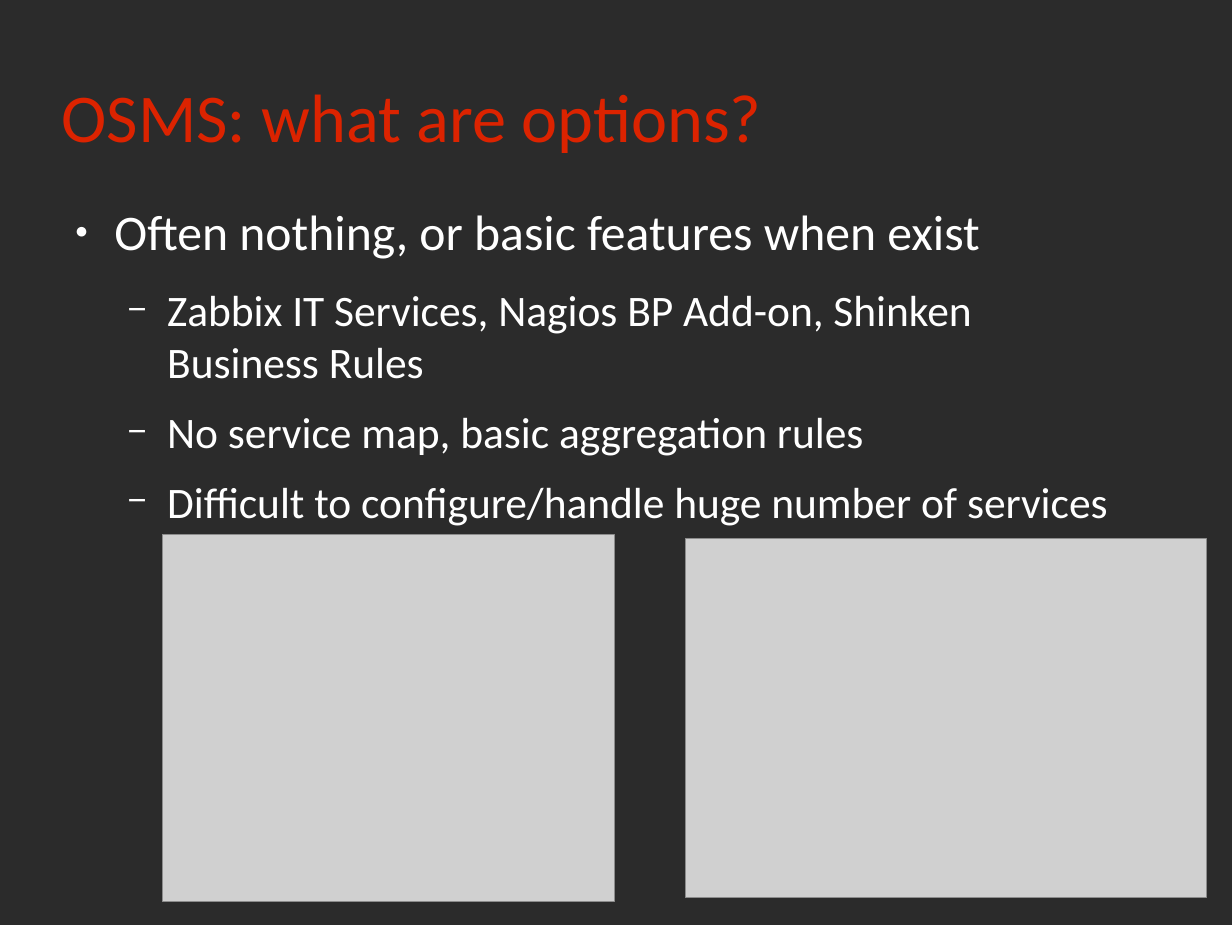
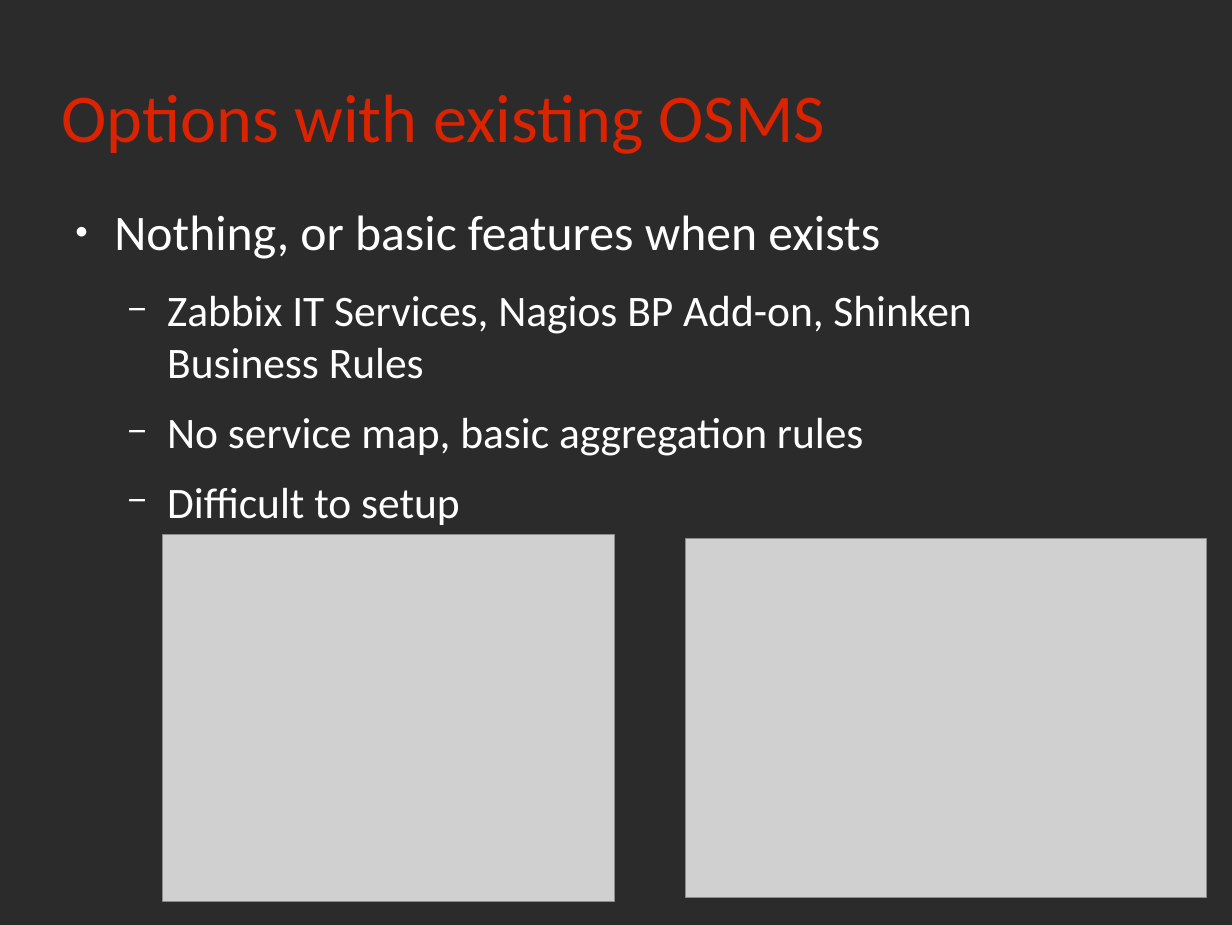
Before and after one commit to rchakode/realopinsight, a slide deck: slide 20 of doc/talks/rmll-2013.odp (slide 19 before the commit). Drawn at 1232x925 pixels with LibreOffice and Linux fonts; fonts in the diff are those of the drawing; grey boxes stand for pictures; background and template pictures are left out; a plain dark background stands for a picture behind light text. Boxes give left, top, right and bottom in pixels: in the first picture for what was removed or moved away, otherwise in the second. Text is boxed around its words. In the diff, an @@ line names an element or a change of style, - is before the commit and + after.

```diff
--- a/doc/talks/rmll-2013.odp
+++ b/doc/talks/rmll-2013.odp
@@ title at <box>62,94,825,154</box>: text changed @@
-OSMS: what are options?
+Options with existing OSMS
@@ text at <box>114,215,880,259</box>: text changed @@
-● Often nothing, or basic features when exist
+● Nothing, or basic features when exists
@@ text at <box>167,487,460,525</box>: text changed @@
-  − Difficult to configure/handle huge number of services
+  − Difficult to setup
```
Also in this commit, not shown: 15 other slides changed, 1 slide added.
